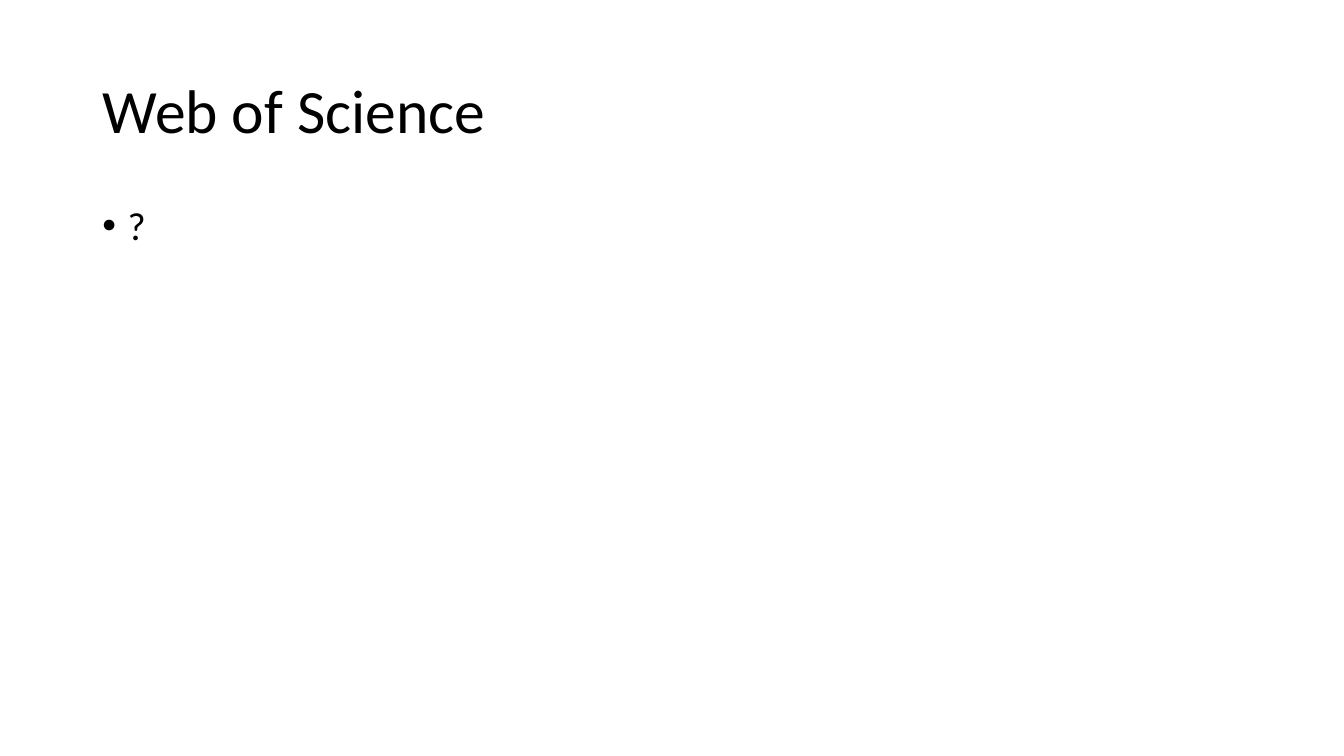
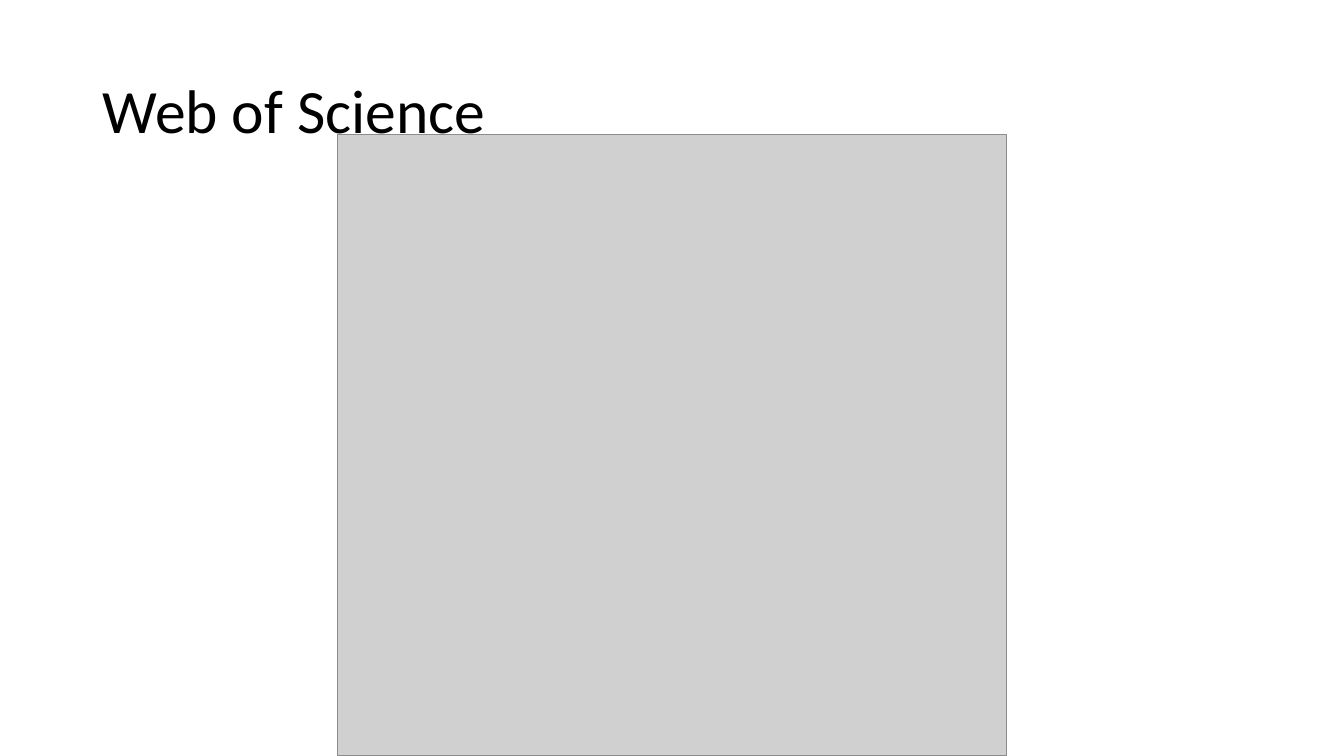
Before and after one commit to BruceChen034020/EstrogenMultipleSclerosisSystematicReview, a slide deck: slide 12 of Estrogen as an immunomodulator for multiple sclerosis.pptx. Drawn at 1344x756 pixels with LibreOffice and Linux fonts; fonts in the diff are those of the drawing; grey boxes stand for pictures. Boxes give left, top, right and bottom in pixels: in the first picture for what was removed or moved away, otherwise in the second. Text is boxed around its words. In the diff, an @@ line names an element or a change of style, - is before the commit and + after.

```diff
--- a/Estrogen as an immunomodulator for multiple sclerosis.pptx
+++ b/Estrogen as an immunomodulator for multiple sclerosis.pptx
@@ picture added at box(338, 135, 1007, 756) @@
@@ text removed at box(93, 202, 1252, 682) @@
-• ?
```
Also in this commit, not shown: 1 other slide changed, 1 slide added.
